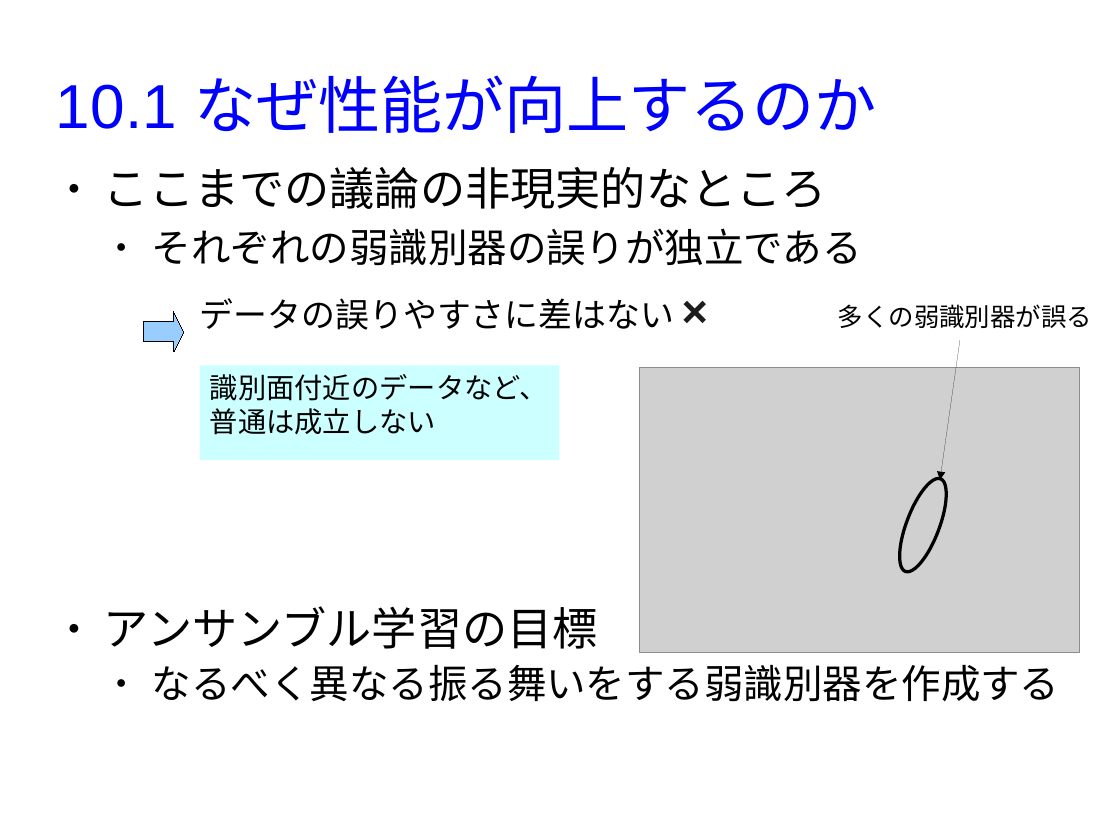
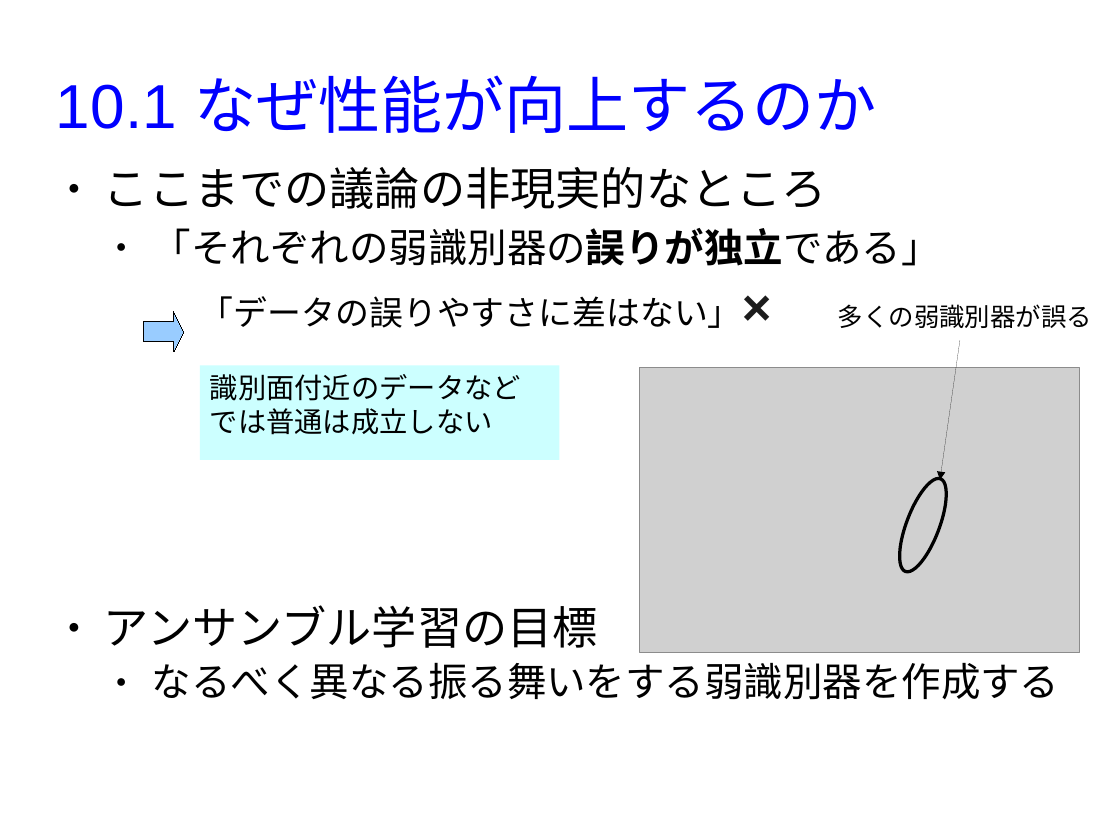
Before and after one commit to MasahiroAraki/MachineLearning, a slide deck: slide 3 of slides/chap10.odp. Drawn at 1120x840 pixels with LibreOffice and Linux fonts; fonts in the diff are those of the drawing; grey boxes stand for pictures. Boxes give left, top, right and bottom in pixels: in the first picture for what was removed or moved away, otherwise in the second. Text is boxed around its words. In the diff, an @@ line names an element or a change of style, - is before the commit and + after.

```diff
--- a/slides/chap10.odp
+++ b/slides/chap10.odp
@@ text at (152,228,941,328): text changed @@
-  ● それぞれの弱識別器の誤りが独立である
-    データの誤りやすさに差はない ×
+  ● 「それぞれの弱識別器の誤りが独立である」
+    「データの誤りやすさに差はない」×
@@ text in rectangle at (210,374,521,435): text changed @@
-識別面付近のデータなど、
-普通は成立しない
+識別面付近のデータなど
+では普通は成立しない
```
Also in this commit, not shown: 11 other slides changed, 3 other files.
